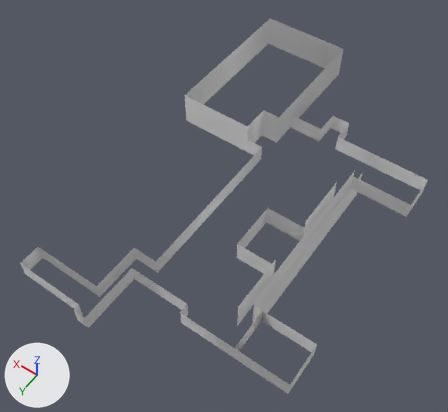
The FBX model Assets/Models/World/Rakenteet/Seina_Alakerta.fbx, before and after one commit.
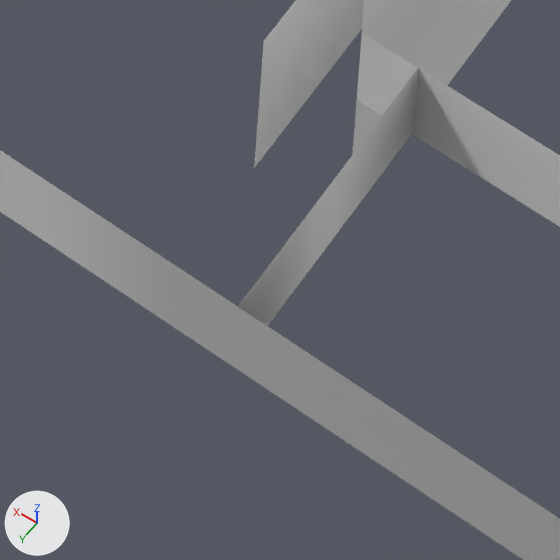
There are two pictures of each version: one whole from a camera (50 mm lens) standing at (-30.3, 50.0, 78.4) and looking at (5.7, -0.3, -0.7), one close up on the part from 44% to 64% of the width and 73% to 94% of the height. Lighting does not change. The marker at lower left points along +X, +Y and +Z. Vertices at the same position are counted once.

Objects in the first close-up: 'Seinä_alakerta'.
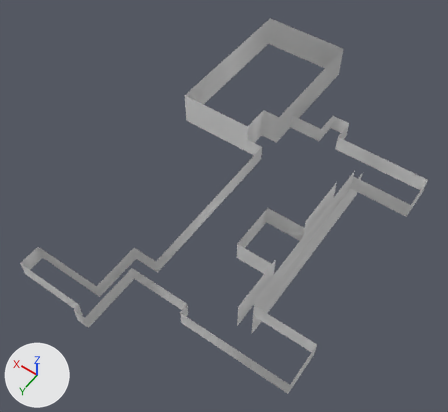
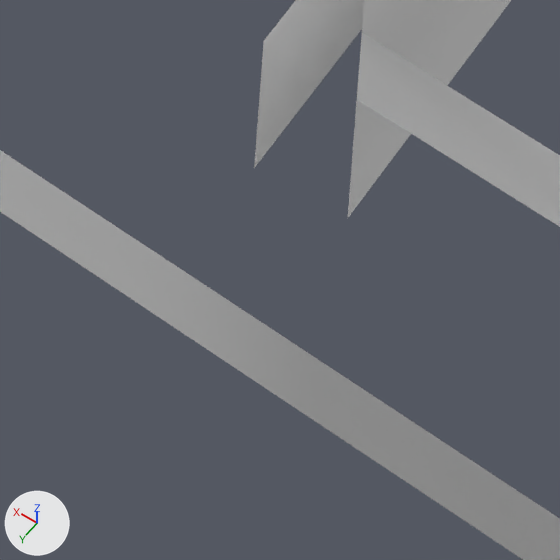
Pixel boxes [x1, y1, x2, y2] of what changed, in the close-ups (560 x 560 px):
part 1 of me_plane_007, cut back: [121, 59, 492, 380] in both

The change, as a diff of the scene's bpy script:
```diff
--- a/Assets/Models/World/Rakenteet/Seina_Alakerta.fbx.py
+++ b/Assets/Models/World/Rakenteet/Seina_Alakerta.fbx.py
@@ me_plane_007 @@
 me_plane_007.from_pydata(...)  # 92 vertices, 40 faces; spans x -19.4..22.0, y -38.5..28.6, z -5.6..6.2
 # used by ob_seinä_alakerta; location = (0.0, 0.0, 0.0)
 # verts and faces of me_plane_007; kept vertices keep their numbers, new ones are numbered from 92
 # before: 30 (-1.9, 20.5, 0.2), 31 (-10.9, 20.5, 0.2) at pixel (235, 368), 32 (-10.9, 13.8, 0.2) at pixel (411, 134), 33 (-19.4, 13.8, 0.2), 34 (-19.4, 13.8, 2.7)
 # before: 46 (-9.4, 13.8, 0.2) at pixel (356, 99), 47 (-19.4, 20.5, 0.2), 63 (-19.4, 20.5, 0.7), 64 (-19.4, 13.8, 0.7), 66 (-10.9, 13.8, 3.2) at pixel (418, 67)
 # before: 67 (-9.4, 13.8, 3.2) at pixel (361, 32), 68 (-10.9, 20.5, 3.2) at pixel (237, 306), 69 (-19.4, 20.5, 3.2), 70 (-19.4, 13.8, 3.2), 71 (-1.9, 20.5, 3.2)
+# me_plane_007 part 1
+delete_vertices([31, 32, 34, 63, 64, 66, 68])  # with the faces that use them
+faces += [(30, 71, 69, 47), (33, 70, 67, 46), (33, 47, 69, 70)]
 me_plane_007.materials.append(mat_material_007)
```
